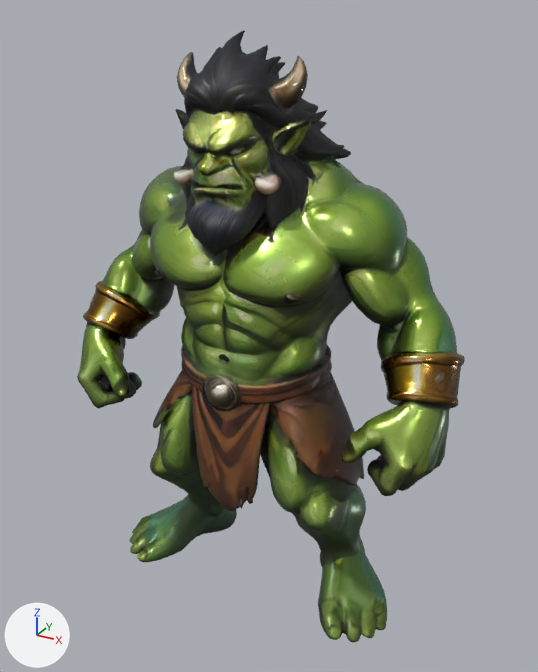
Renders of the glTF model assets/models/characters/buto-ijo.glb from each side of a commit.
Both versions are drawn from a 50 mm lens placed at (1.34, -2.32, 2.31), pointed at (0.04, 0.03, 1.14). Lighting does not change. The marker at lower left points along +X, +Y and +Z. The older version comes first. Vertices at exactly the same position are counted once.

In view in the first picture: 'Body'.
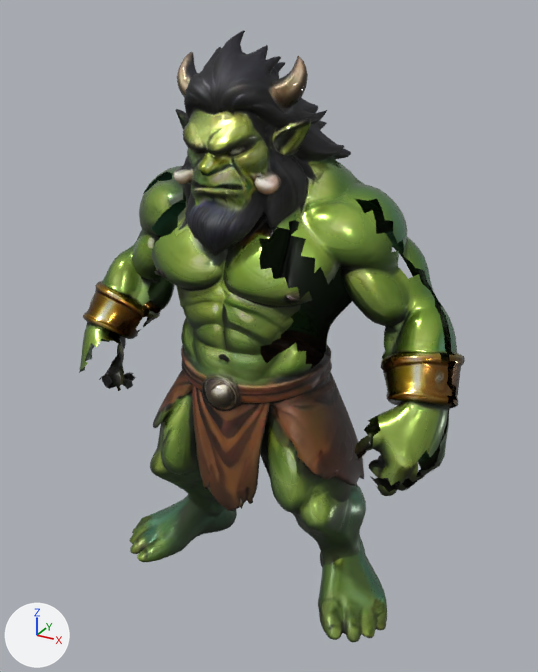
Pixel boxes (x1, y1, x2, y2) of what changed, in the pictures (538 x 672 px):
'Body', reshaped
    before: (77, 30, 465, 642)
    after: (79, 30, 465, 642)
part 1 of me_model, cut back (green)
    before: (77, 199, 186, 408)
part 2 of me_model, deleted (green)
    before: (259, 235, 436, 488)

The change, as a diff of the scene's bpy script:
```diff
--- a/assets/models/characters/buto-ijo.glb.py
+++ b/assets/models/characters/buto-ijo.glb.py
@@ me_model @@
 # used by ob_body; location = (0.0, 0.0, 0.0)
-me_model.from_pydata(...)  # 12004 vertices, 23999 faces; spans x -0.82..0.82, y -0.34..0.34, z 0.0..2.25
+me_model.from_pydata(...)  # 11172 vertices, 21712 faces; spans x -0.82..0.82, y -0.34..0.34, z 0.0..2.25
+# me_model part 1: 1 vertex moved within x -0.35, y 0.01, z 1.46; 437 vertices removed from x -0.8..-0.24, y -0.26..0.12, z 0.73..1.66
+# me_model part 2: 395 vertices removed from x 0.17..0.77, y -0.26..0.29, z 0.75..1.59
 me_model.materials.append(mat_model)
```
